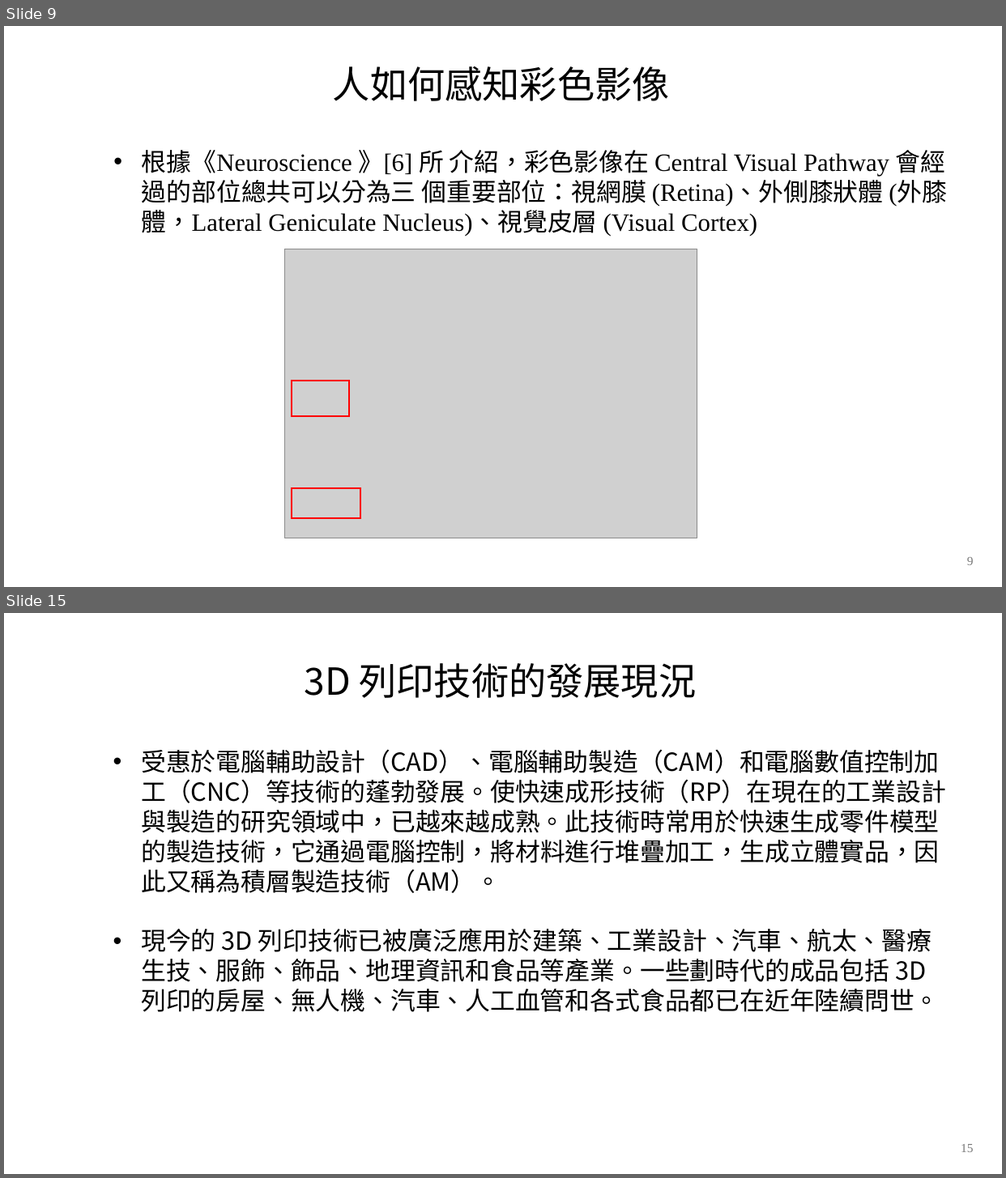
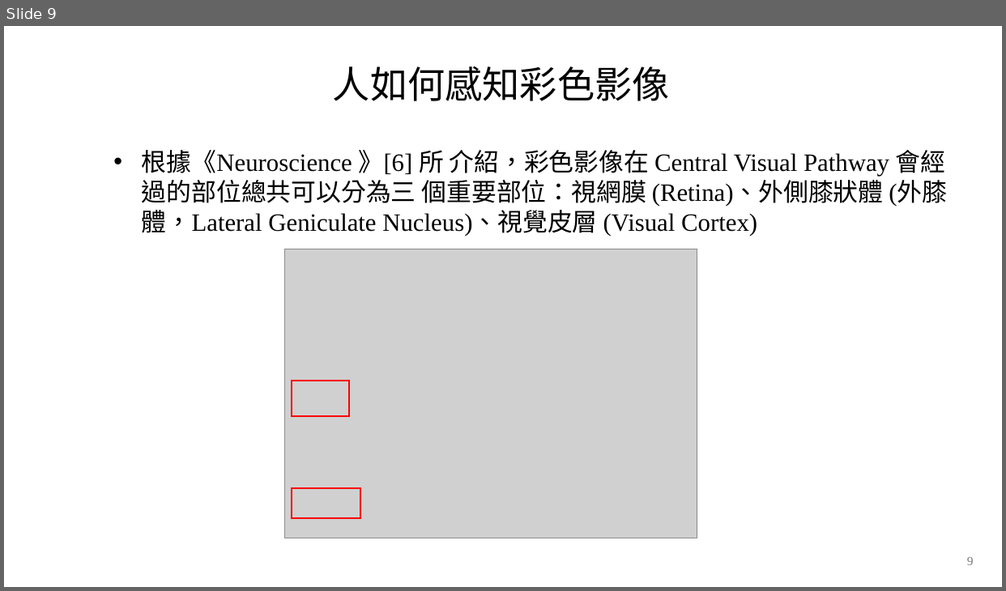
Before and after one commit to Cobra30621/RGB_SFM_V2, a slide deck: 文件/ppt/簡報.pptx. Shown one above the other, each under a label of ours: slides 9 and 15 before the commit, slide 9 after it; the slides between them are not shown. The pictures are 1006x1178 and 1006x591 pixels, drawn with LibreOffice and Linux fonts; fonts in the diff are those of the drawing; grey boxes stand for pictures; background and template pictures are left out. Boxes give left, top, right and bottom in pixels: in the first picture for what was removed or moved away, otherwise in the second. Text is boxed around its words. In the diff, an @@ line names an element or a change of style, - is before the commit and + after.

```diff
--- a/文件/ppt/簡報.pptx
+++ b/文件/ppt/簡報.pptx
@@ slide 15 removed at (4, 613, 1002, 1174), background picture (left out) @@
@@ text removed at (305, 663, 697, 698) @@
-3D 列印技術的發展現況
@@ text removed at (141, 749, 946, 1012) @@
-• 受惠於電腦輔助設計（CAD）、電腦輔助製造（CAM）和電腦數值控制加工（CNC）等技術的蓬勃發展。使快速成形技術（RP）在現在的工業設計與製造的研究領域中，已越來越成熟。此技術時常用於快速生成零件模型的製造技術，它通過電腦控制，將材料進行堆疊加工，生成立體實品，因此又稱為積層製造技術（AM）。
-• 現今的 3D 列印技術已被廣泛應用於建築、工業設計、汽車、航太、醫療生技、服飾、飾品、地理資訊和食品等產業。一些劃時代的成品包括 3D 列印的房屋、無人機、汽車、人工血管和各式食品都已在近年陸續問世。
@@ page number removed at (961, 1144, 973, 1152) @@
-15
```
Also in this commit, not shown: 4 slides changed, 2 slides added, 1 other slide removed, 5 other files.
